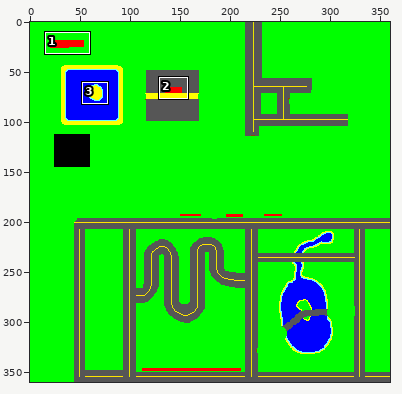
Sprite sheet, stored at res/Levels/tile_tester_level.png. The first picture is a wide view before the edit; the outline marks the close-up.
Close-up. Old version:
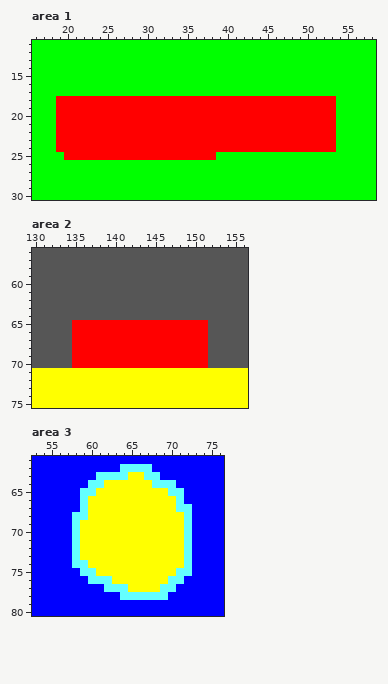
The file is 360x360 pixels. Colours within 5 levels of each other are drawn and written as one. Shown: area 1: x 16..58, y 11..30; area 2: x 130..156, y 56..75; area 3: x 53..76, y 61..80. The commit also changed other parts of the picture, which this record leaves out.
The same view after the edit:
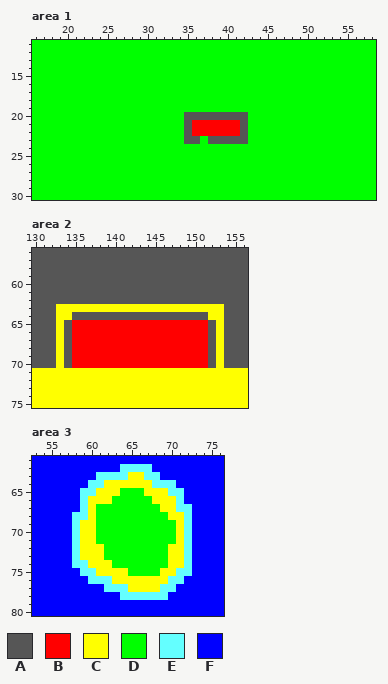
Palette (. is transparent): A #565656  B #ff0000  C #ffff00  D #00ff00  E #64ffff  F #0000ff
Edits made:
--- area 1
@@ x 16..58 @@
 17 DDDDDDDDDDDDDDDDDDDDDDDDDDDDDDDDDDDDDDDDDDD
-18 DDDBBBBBBBBBBBBBBBBBBBBBBBBBBBBBBBBBBBDDDDD
-19 DDDBBBBBBBBBBBBBBBBBBBBBBBBBBBBBBBBBBBDDDDD
-20 DDDBBBBBBBBBBBBBBBBBBBBBBBBBBBBBBBBBBBDDDDD
-21 DDDBBBBBBBBBBBBBBBBBBBBBBBBBBBBBBBBBBBDDDDD
-22 DDDBBBBBBBBBBBBBBBBBBBBBBBBBBBBBBBBBBBDDDDD
-23 DDDBBBBBBBBBBBBBBBBBBBBBBBBBBBBBBBBBBBDDDDD
-24 DDDBBBBBBBBBBBBBBBBBBBBBBBBBBBBBBBBBBBDDDDD
-25 DDDDBBBBBBBBBBBBBBBBBBBDDDDDDDDDDDDDDDDDDDD
+18 DDDDDDDDDDDDDDDDDDDDDDDDDDDDDDDDDDDDDDDDDDD
+19 DDDDDDDDDDDDDDDDDDDDDDDDDDDDDDDDDDDDDDDDDDD
+20 DDDDDDDDDDDDDDDDDDDAAAAAAAADDDDDDDDDDDDDDDD
+21 DDDDDDDDDDDDDDDDDDDABBBBBBADDDDDDDDDDDDDDDD
+22 DDDDDDDDDDDDDDDDDDDABBBBBBADDDDDDDDDDDDDDDD
+23 DDDDDDDDDDDDDDDDDDDAADAAAAADDDDDDDDDDDDDDDD
+24 DDDDDDDDDDDDDDDDDDDDDDDDDDDDDDDDDDDDDDDDDDD
+25 DDDDDDDDDDDDDDDDDDDDDDDDDDDDDDDDDDDDDDDDDDD
 26 DDDDDDDDDDDDDDDDDDDDDDDDDDDDDDDDDDDDDDDDDDD
--- area 2
@@ x 130..156 @@
 62 AAAAAAAAAAAAAAAAAAAAAAAAAAA
-63 AAAAAAAAAAAAAAAAAAAAAAAAAAA
-64 AAAAAAAAAAAAAAAAAAAAAAAAAAA
-65 AAAAABBBBBBBBBBBBBBBBBAAAAA
-66 AAAAABBBBBBBBBBBBBBBBBAAAAA
-67 AAAAABBBBBBBBBBBBBBBBBAAAAA
-68 AAAAABBBBBBBBBBBBBBBBBAAAAA
-69 AAAAABBBBBBBBBBBBBBBBBAAAAA
-70 AAAAABBBBBBBBBBBBBBBBBAAAAA
+63 AAACCCCCCCCCCCCCCCCCCCCCAAA
+64 AAACCAAAAAAAAAAAAAAAAACCAAA
+65 AAACABBBBBBBBBBBBBBBBBACAAA
+66 AAACABBBBBBBBBBBBBBBBBACAAA
+67 AAACABBBBBBBBBBBBBBBBBACAAA
+68 AAACABBBBBBBBBBBBBBBBBACAAA
+69 AAACABBBBBBBBBBBBBBBBBACAAA
+70 AAACABBBBBBBBBBBBBBBBBACAAA
 71 CCCCCCCCCCCCCCCCCCCCCCCCCCC
--- area 3
@@ x 59..72 @@
 64 FEECCCCCCEEEFF
-65 EECCCCCCCCCEEF
-66 ECCCCCCCCCCCEF
-67 ECCCCCCCCCCCEE
-68 ECCCCCCCCCCCCE
-69 CCCCCCCCCCCCCE
-70 CCCCCCCCCCCCCE
-71 CCCCCCCCCCCCCE
-72 CCCCCCCCCCCCCE
-73 CCCCCCCCCCCCCE
-74 ECCCCCCCCCCCCE
-75 EECCCCCCCCCCEE
+65 EECCCDDDCCCEEF
+66 ECCCDDDDDCCCEF
+67 ECDDDDDDDDCCEE
+68 ECDDDDDDDDDCCE
+69 CCDDDDDDDDDDCE
+70 CCDDDDDDDDDDCE
+71 CCDDDDDDDDDDCE
+72 CCCDDDDDDDDCCE
+73 CCCDDDDDDDDCCE
+74 ECCCDDDDDDDCCE
+75 EECCCCDDDDCCEE
 76 FEEECCCCCCCEEF
